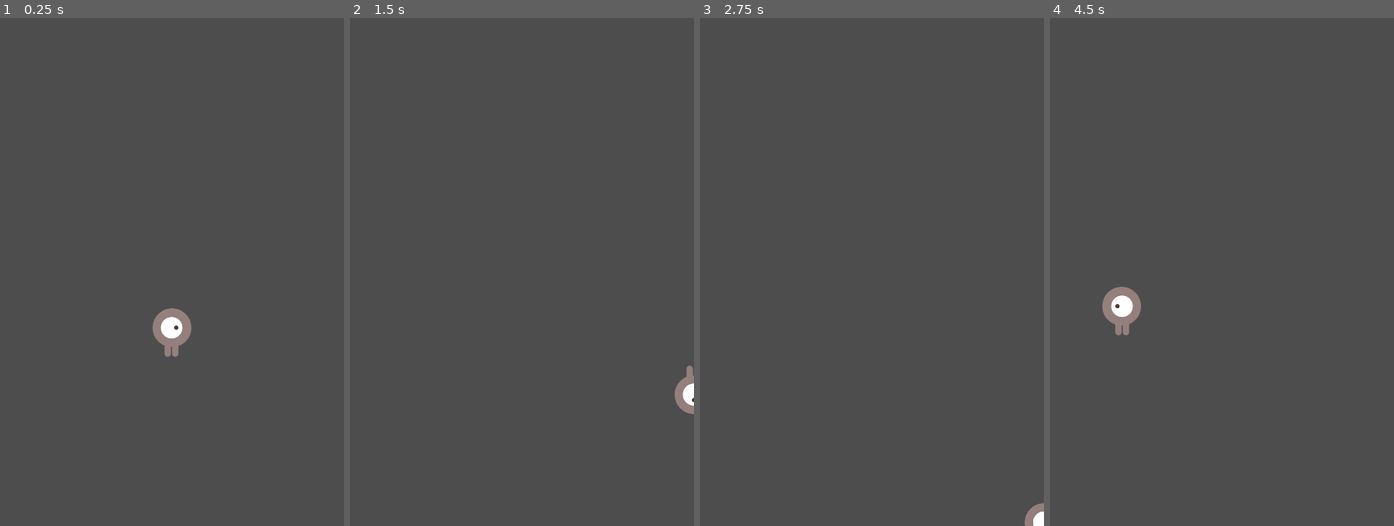
Above: before the commit, frames 1-4 (left to right).
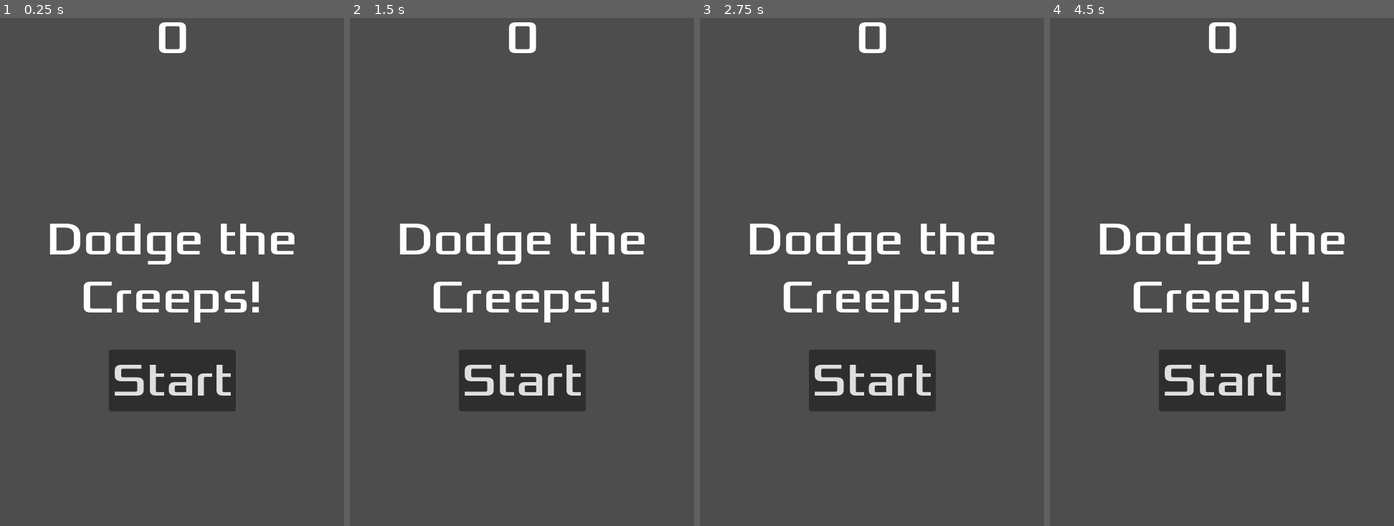
Above: after the commit, the same moments.

Repository: qbaucellsd/DodgeTheCreeps
Game: Godot game, scene res://main.tscn
The game is run twice, just before and just after one commit, with the same random seed, the same clock (stepped at 60 frames per second) and the same inputs. Before the commit the project starts from res://player.tscn.
Inputs:
- Up to frame 1 (0.25 s): no input
- Up to frame 2 (1.5 s): tap Enter at 0.5 s; hold Right (move_right) 0.53-1.28 s; hold Down (move_down) from 1.28 s (still down)
- Up to frame 3 (2.75 s): release Down (move_down) at 2.03 s; hold Right (move_right) from 2.03 s (still down)
- Up to frame 4 (4.5 s): tap Space at 2.75 s; release Right (move_right) at 2.78 s; hold Up (move_up) 2.78-3.53 s; hold Left (move_left) from 3.53 s (still down)

The runs differ from the first frame. In frame 1, 8.4% of the frame differs, in the area x 14-86%, y 0-78%; in frame 2, 8.1%; in frame 3, 8.0%; in frame 4, 8.4%.

Commit message:
Commit16
[COMMIT] Joc jugable V1

Diff:
--- /dev/null
+++ b/ex-5.dodge-the-creep/hud.gd
@@ -0,0 +1,36 @@
+extends CanvasLayer
+
+signal start_game
+
+func show_message(text):
+	$Missatge.text = text
+	$Missatge.show()
+	$MessageTimer.start()
+
+func show_game_over():
+	show_message("Game Over")
+	# Espereu fins que el MessageTimer hagi acabat de comptar.
+	await $MessageTimer.timeout
+	$Missatge.text = "Dodge the\nCreeps!"
+	$Missatge.show()
+	# Feu un temporitzador one-shot i espereu que acabi.
+	await get_tree().create_timer(1).timeout
+	$StartButton.show()
+
+func update_score(score):
+	$ScoreLabel.text = str(score)
+
+func _on_start_button_pressed() -> void:
+	$StartButton.hide()
+	emit_signal("start_game")
+
+func _on_message_timer_timeout() -> void:
+	$Missatge.hide()
+
+# Called when the node enters the scene tree for the first time.
+func _ready() -> void:
+	pass # Replace with function body.
+
+# Called every frame. 'delta' is the elapsed time since the previous frame.
+func _process(delta: float) -> void:
+	pass
--- /dev/null
+++ b/ex-5.dodge-the-creep/hud.tscn
@@ -0,0 +1,56 @@
+[gd_scene load_steps=3 format=3 uid="uid://dtfgg60wdrldt"]
+
+[ext_resource type="Script" uid="uid://dnmqnthmh0kr7" path="res://hud.gd" id="1_64ctp"]
+[ext_resource type="FontFile" uid="uid://hj5653jy3o7v" path="res://assets/dodge_assets/fonts/Xolonium-Regular.ttf" id="2_8sq4i"]
+
+[node name="HUD" type="CanvasLayer"]
+script = ExtResource("1_64ctp")
+
+[node name="ScoreLabel" type="Label" parent="."]
+anchors_preset = 5
+anchor_left = 0.5
+anchor_right = 0.5
+offset_left = -22.5
+offset_right = 22.5
+offset_bottom = 78.0
+grow_horizontal = 2
+theme_override_fonts/font = ExtResource("2_8sq4i")
+theme_override_font_sizes/font_size = 64
+text = "0"
+
+[node name="Missatge" type="Label" parent="."]
+anchors_preset = 14
+anchor_top = 0.5
+anchor_right = 1.0
+anchor_bottom = 0.5
+offset_top = -79.5
+offset_bottom = 79.5
+grow_horizontal = 2
+grow_vertical = 2
+theme_override_fonts/font = ExtResource("2_8sq4i")
+theme_override_font_sizes/font_size = 64
+text = "Dodge the
+Creeps!"
+horizontal_alignment = 1
+
+[node name="StartButton" type="Button" parent="."]
+anchors_preset = -1
+anchor_left = 0.5
+anchor_top = 0.778
+anchor_right = 0.5
+anchor_bottom = 0.778
+offset_left = -88.5
+offset_top = -86.0
+offset_right = 88.5
+grow_horizontal = 2
+grow_vertical = 0
+theme_override_fonts/font = ExtResource("2_8sq4i")
+theme_override_font_sizes/font_size = 64
+text = "Start"
+
+[node name="MessageTimer" type="Timer" parent="."]
+wait_time = 2.0
+one_shot = true
+
+[connection signal="pressed" from="StartButton" to="." method="_on_start_button_pressed"]
+[connection signal="timeout" from="MessageTimer" to="." method="_on_message_timer_timeout"]
--- a/ex-5.dodge-the-creep/main.gd
+++ b/ex-5.dodge-the-creep/main.gd
@@ -5,6 +5,7 @@
 
 # Called when the node enters the scene tree for the first time.
 func _ready() -> void:
+	hide()
 	randomize()
 
 # Called every frame. 'delta' is the elapsed time since the previous frame.
@@ -14,14 +15,19 @@
 func game_over() -> void:
 	$ScoreTimer.stop()
 	$MobTimer.stop()
+	$HUD.show_game_over()
 
 func new_game():
 	score = 0
 	$Player.start($StartPosition.position)
 	$StartTimer.start()
+	$HUD.update_score(score)
+	$HUD.show_message("Get Ready")
+	show()
 
 func _on_score_timer_timeout() -> void:
 	score += 1
+	$HUD.update_score(score)
 
 func _on_start_timer_timeout() -> void:
 	$MobTimer.start()
--- a/ex-5.dodge-the-creep/main.tscn
+++ b/ex-5.dodge-the-creep/main.tscn
@@ -1,8 +1,9 @@
-[gd_scene load_steps=5 format=3 uid="uid://dkfxociwtce5i"]
+[gd_scene load_steps=6 format=3 uid="uid://dkfxociwtce5i"]
 
 [ext_resource type="Script" uid="uid://0gvhnpwax7pu" path="res://main.gd" id="1_0xm2m"]
 [ext_resource type="PackedScene" uid="uid://dva0d2b6b1ait" path="res://player.tscn" id="1_ig7tw"]
 [ext_resource type="PackedScene" uid="uid://c6hvvqeg1n3gl" path="res://mob.tscn" id="2_h2yge"]
+[ext_resource type="PackedScene" uid="uid://dtfgg60wdrldt" path="res://hud.tscn" id="4_1bvp3"]
 
 [sub_resource type="Curve2D" id="Curve2D_ig7tw"]
 _data = {
@@ -33,7 +34,10 @@
 
 [node name="MobSpawnLocation" type="PathFollow2D" parent="MobPath"]
 
+[node name="HUD" parent="." instance=ExtResource("4_1bvp3")]
+
 [connection signal="hit" from="Player" to="." method="game_over"]
 [connection signal="timeout" from="MobTimer" to="." method="_on_mob_timer_timeout"]
 [connection signal="timeout" from="ScoreTimer" to="." method="_on_score_timer_timeout"]
 [connection signal="timeout" from="StartTimer" to="." method="_on_start_timer_timeout"]
+[connection signal="start_game" from="HUD" to="." method="new_game"]
--- a/ex-5.dodge-the-creep/mob.tscn
+++ b/ex-5.dodge-the-creep/mob.tscn
@@ -45,8 +45,8 @@
 }]
 
 [sub_resource type="CapsuleShape2D" id="CapsuleShape2D_b3mxk"]
-radius = 45.333336
-height = 109.333336
+radius = 33.333336
+height = 82.66667
 
 [node name="Mob" type="RigidBody2D"]
 scale = Vector2(0.75, 0.75)
@@ -55,6 +55,7 @@
 script = ExtResource("1_1qmh0")
 
 [node name="AnimatedSprite2D" type="AnimatedSprite2D" parent="."]
+scale = Vector2(0.75, 0.75)
 sprite_frames = SubResource("SpriteFrames_pcqmr")
 animation = &"fly"
 metadata/_edit_group_ = true
--- a/ex-5.dodge-the-creep/project.godot
+++ b/ex-5.dodge-the-creep/project.godot
@@ -11,7 +11,7 @@
 [application]
 
 config/name="Ex5.DodgeTheCreep"
-run/main_scene="uid://dva0d2b6b1ait"
+run/main_scene="uid://dkfxociwtce5i"
 config/features=PackedStringArray("4.5", "Forward Plus")
 config/icon="res://icon.svg"
 
Not shown, added: ex-5.dodge-the-creep/hud.gd.uid
